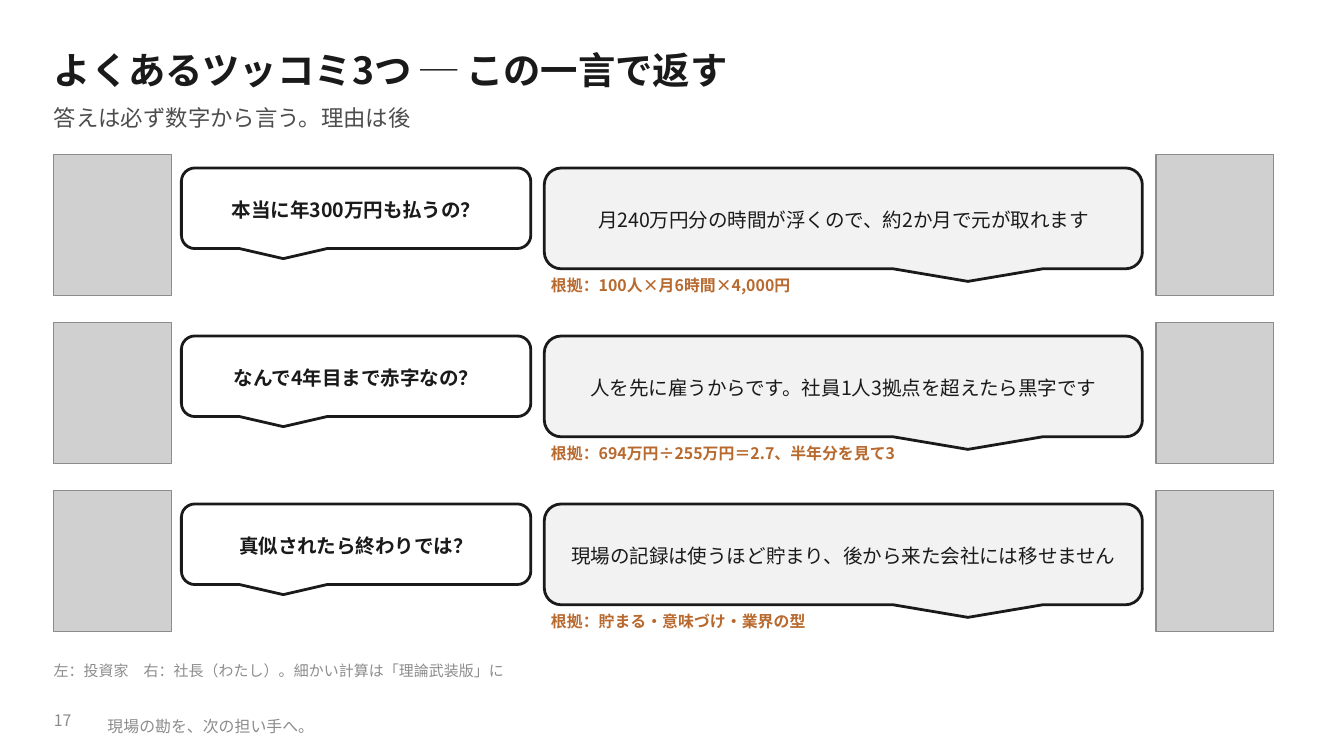
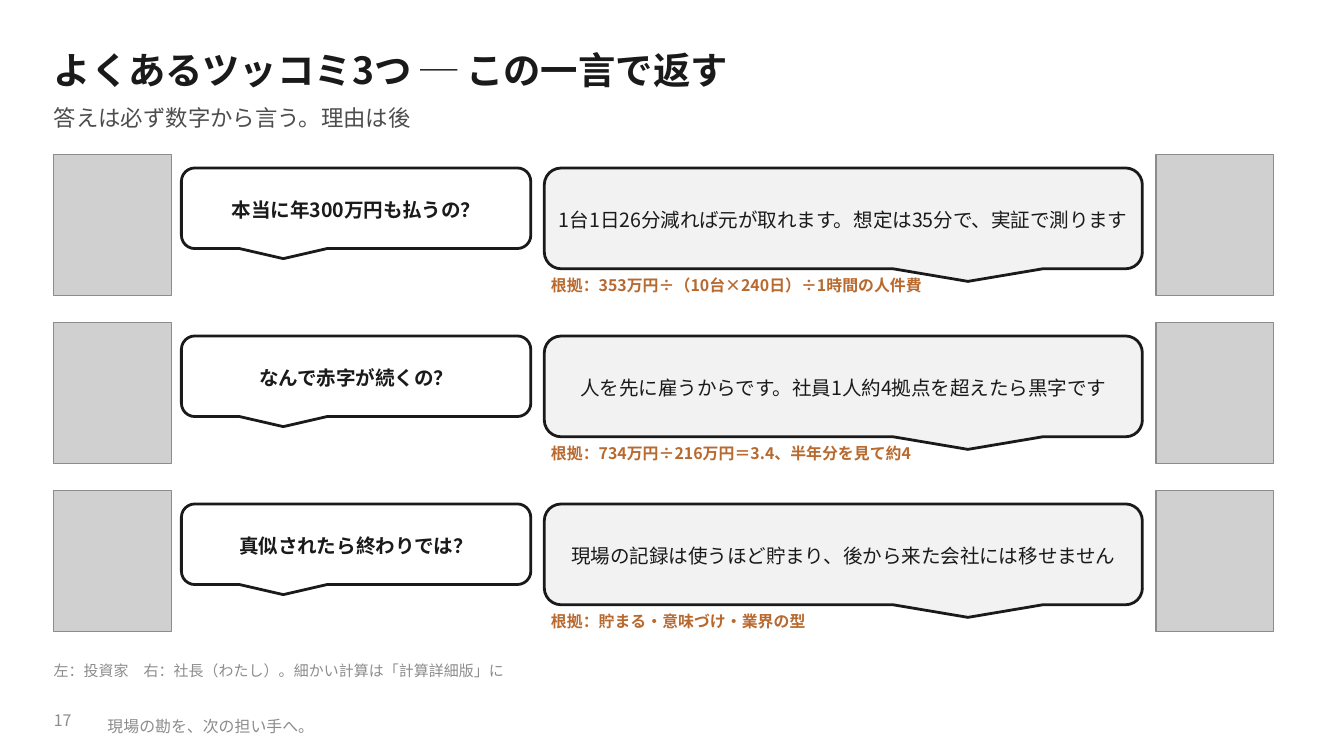
Before and after one commit to SEITOSHIKI/-ai-commute-audio-, a slide deck: slide 17 of deck/カンツギ_事業計画書_やさしい版.pptx. Drawn at 1344x756 pixels with LibreOffice and Linux fonts; fonts in the diff are those of the drawing; grey boxes stand for pictures; background and template pictures are left out. Boxes give left, top, right and bottom in pixels: in the first picture for what was removed or moved away, otherwise in the second. Text is boxed around its words. In the diff, an @@ line names an element or a change of style, - is before the commit and + after.

```diff
--- a/deck/カンツギ_事業計画書_やさしい版.pptx
+++ b/deck/カンツギ_事業計画書_やさしい版.pptx
@@ text at box(559, 210, 1128, 229): text changed @@
-月240万円分の時間が浮くので、約2か月で元が取れます
+1台1日26分減れば元が取れます。想定は35分で、実証で測ります
@@ text at box(551, 277, 922, 293): text changed @@
-根拠：100人×月6時間×4,000円
+根拠：353万円÷（10台×240日）÷1時間の人件費
@@ text at box(259, 368, 453, 387): text changed @@
-なんで4年目まで赤字なの？
+なんで赤字が続くの？
@@ text at box(581, 378, 1107, 397): text changed @@
-人を先に雇うからです。社員1人3拠点を超えたら黒字です
+人を先に雇うからです。社員1人約4拠点を超えたら黒字です
@@ text at box(551, 445, 911, 461): text changed @@
-根拠：694万円÷255万円＝2.7、半年分を見て3
+根拠：734万円÷216万円＝3.4、半年分を見て約4
@@ text at box(54, 663, 504, 677): text changed @@
-左：投資家 右：社長（わたし）。細かい計算は「理論武装版」に
+左：投資家 右：社長（わたし）。細かい計算は「計算詳細版」に
```
Also in this commit, not shown: 12 other slides changed, 1 slide added, 1 slide removed, 33 other files.
